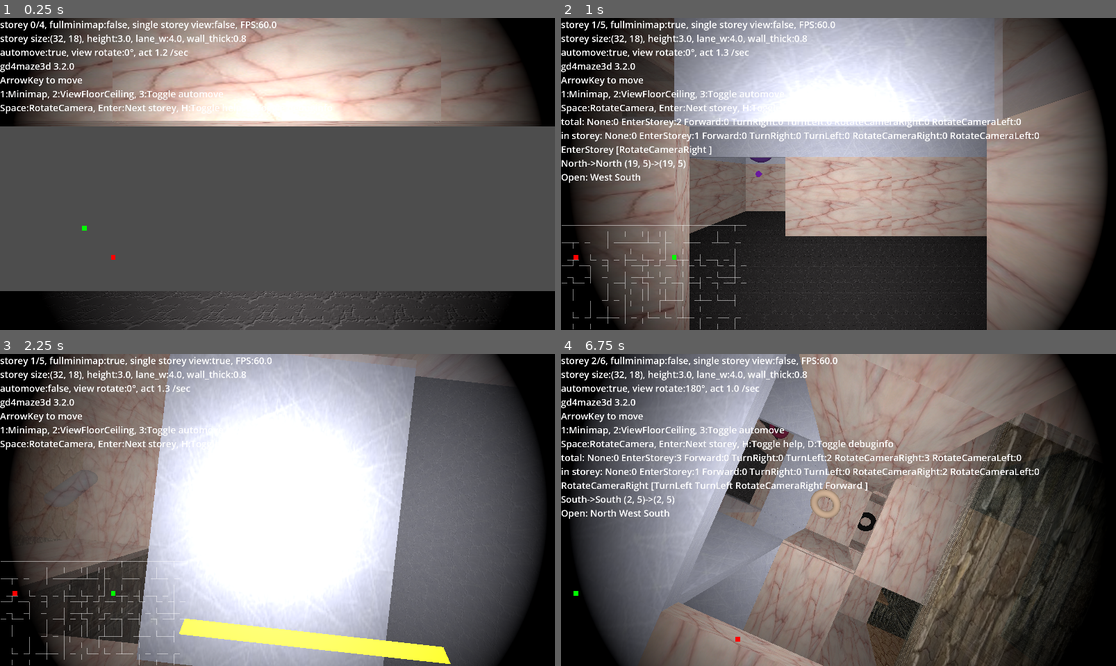
Above: before the commit, frames 1-4 (two rows, left to right).
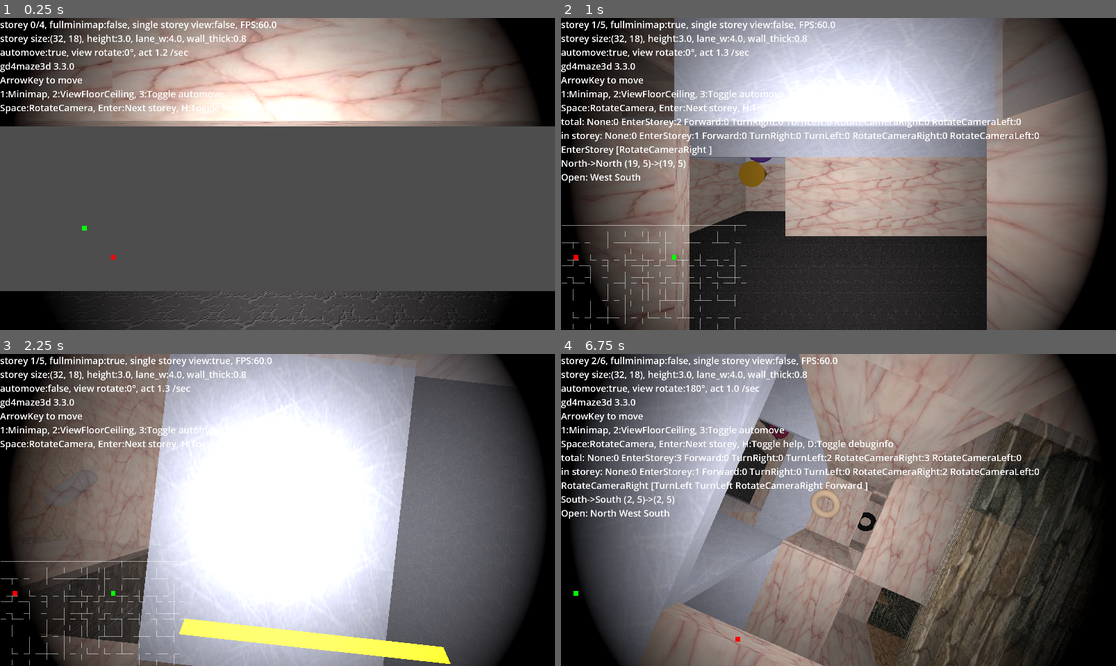
Above: after the commit, the same moments.

Repository: kasworld/gd4maze3d
Game: Godot game, scene res://main.tscn
The game is run twice, just before and just after one commit, with the same random seed, the same clock (stepped at 60 frames per second) and the same inputs.
Inputs (mouse positions are in pixels of both pictures, inside the frame that each line leads up to):
- Up to frame 1 (0.25 s): no input
- Up to frame 2 (1 s): tap Enter at 0.5 s; move the mouse to (960, 158) at 0.52 s; hold D from 0.53 s (still down); tap 1 at 0.6 s; click (960, 158) at 0.67 s; tap Space at 0.77 s
- Up to frame 3 (2.25 s): move the mouse to (166, 525) at 1.27 s; release D at 1.28 s; hold Down 1.28-2.03 s; tap 2 at 1.35 s; tap Space at 1.52 s; move the mouse to (333, 441) at 2.02 s; hold D from 2.03 s (still down); tap 3 at 2.1 s
- Up to frame 4 (6.75 s): move the mouse to (810, 572) at 2.77 s; release D at 2.78 s; hold Up 2.78-3.53 s; tap H at 2.85, 6.6 s; click (810, 572) at 2.92 s; tap Space at 3.02, 3.77, 4.52, 6.02 s; move the mouse to (1005, 556) at 3.52 s; hold Left 3.53-5.03 s; tap Enter at 3.6 s; move the mouse to (672, 463) at 4.27 s; tap 1 at 4.35 s; move the mouse to (866, 510) at 5.02 s; hold Down 5.03-5.78 s; tap 2 at 5.1 s; click (866, 510) at 5.17 s; move the mouse to (755, 432) at 5.77 s; hold D 5.78-6.53 s; tap 3 at 5.85 s; move the mouse to (960, 494) at 6.52 s; hold Up from 6.53 s (still down)

The runs differ from the first frame. In frame 1, less than 0.1% of the frame differs, in the area x 11-12%, y 14-17%; in frame 2, 0.3%, in the area x 11-38%, y 14-55%; in frame 3, less than 0.1%; in frame 4, less than 0.1%.

Commit message:
change player size

Diff:
--- a/character.gd
+++ b/character.gd
@@ -56,15 +56,13 @@
 var is_player :bool
 var auto_move :bool
 
-func init(pl:bool, auto :bool)->void:
+func init(lane_w:float, pl:bool, auto :bool)->void:
+	var mi3d = new_cylinder(0.4*lane_w, 0.15*lane_w, NamedColorList.color_list.pick_random()[0])
+	add_child(mi3d)
 	is_player = pl
 	auto_move = auto
 	if is_player:
 		light_on(true)
-
-func _ready() -> void:
-	var mi3d = new_cylinder(0.4, 0.15, NamedColorList.color_list.pick_random()[0])
-	add_child(mi3d)
 	total_act_stats = new_act_stats_dict()
 	dir_src = Storey.Dir.North
 
--- a/main.gd
+++ b/main.gd
@@ -1,12 +1,14 @@
 extends Node3D
 
+
 # main params
+const PlayerCount = 10
+const InitialStoreyCount :int = 3 # +1 on enter_new_storey
+const MaxStoreyCount :int = InitialStoreyCount *3
 var maze_size = Vector2i(32*1,18*1)
 var storey_h :float = 3.0
 var lane_w :float = 4.0
 var wall_thick :float = lane_w *0.05
-const InitialStoreyCount :int = 3 # +1 on enter_new_storey
-const MaxStoreyCount :int = InitialStoreyCount *3
 var cur_storey_index :int = -1 # +1 on enter_new_storey
 
 var tex_dict = {
@@ -47,7 +49,6 @@
 var minimap2draw :MiniMap2Draw
 
 var character_scene = preload("res://character.tscn")
-const PlayerCount = 10
 var player_list :Array[Character]
 func get_main_char()->Character:
 	return player_list[0]
@@ -60,7 +61,7 @@
 var view_floor_ceiling :bool
 
 func help_str()->String:
-	return "gd4maze3d 3.2.0\nArrowKey to move\n1:Minimap, 2:ViewFloorCeiling, 3:Toggle automove\nSpace:RotateCamera, Enter:Next storey, H:Toggle help, D:Toggle debuginfo"
+	return "gd4maze3d 3.3.0\nArrowKey to move\n1:Minimap, 2:ViewFloorCeiling, 3:Toggle automove\nSpace:RotateCamera, Enter:Next storey, H:Toggle help, D:Toggle debuginfo"
 
 func _ready() -> void:
 	var tex_keys = tex_dict.keys()
@@ -82,9 +83,9 @@
 		player_list.append(pl)
 		add_child(pl)
 		if i == 0: # set is_player
-			pl.init(true, true)
+			pl.init(lane_w, true, true)
 		else :
-			pl.init(false, true)
+			pl.init(lane_w, false, true)
 	for i in InitialStoreyCount:
 		add_new_storey(maze_size,storey_h,lane_w,wall_thick)
 	get_viewport().size_changed.connect(vpsize_changed)
